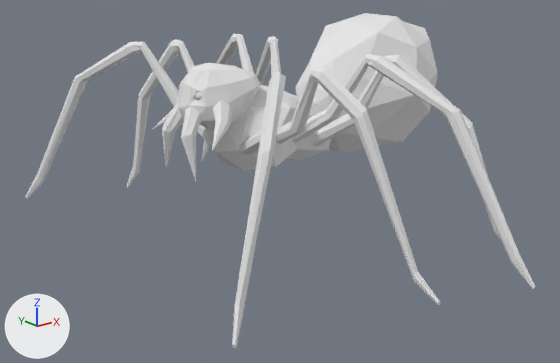
A saved change to the OBJ model resources/spider.obj.
Before and after are seen from a 50 mm camera at (-201.0, -213.0, 67.0) aimed at (-24.0, 8.0, -22.0). Lighting does not change. The marker at lower left points along +X, +Y and +Z. The older version comes first. Where no turn or scale is listed for an object, it has been applied to the vertices.

The first picture shows 'spider'.
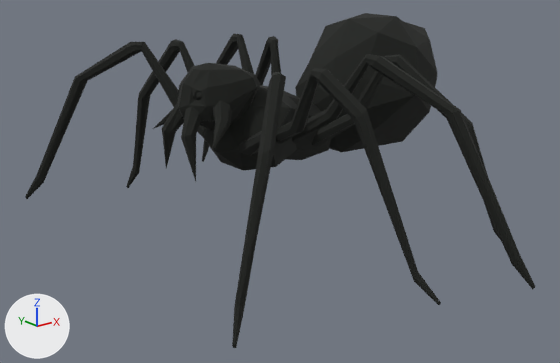
Where the change shows, as pixel boxes (x1, y1, x2, y2) in the pictures (560 x 363 px):
'spider', recoloured (white to black): (25, 13, 535, 348) in both

The change in detail:
Picture 'soulage.bmp' (img_soulage_bmp) is new.
Material 'spider' (mat_spider) is new.
Its texture is img_soulage_bmp.
Its roughness is 0.9.
me_spider has 722 vertices, 1313 faces and spans x -93.0..58.0, y -87.0..107.0, z -42.0..38.0.
me_spider no longer uses material mat_hleibtex (white #e7e7e7).
me_spider gains material mat_spider (picture img_soulage_bmp).
